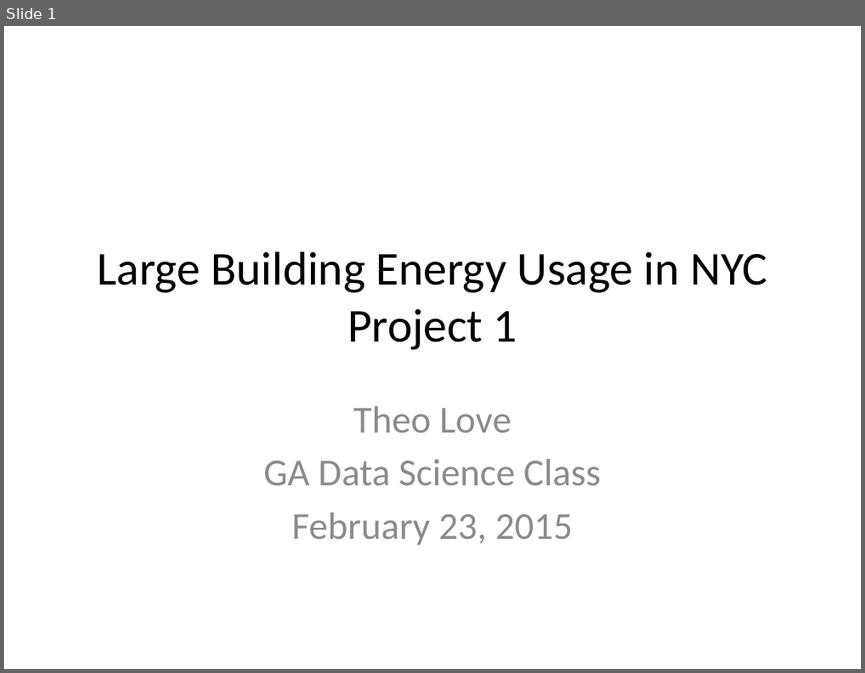
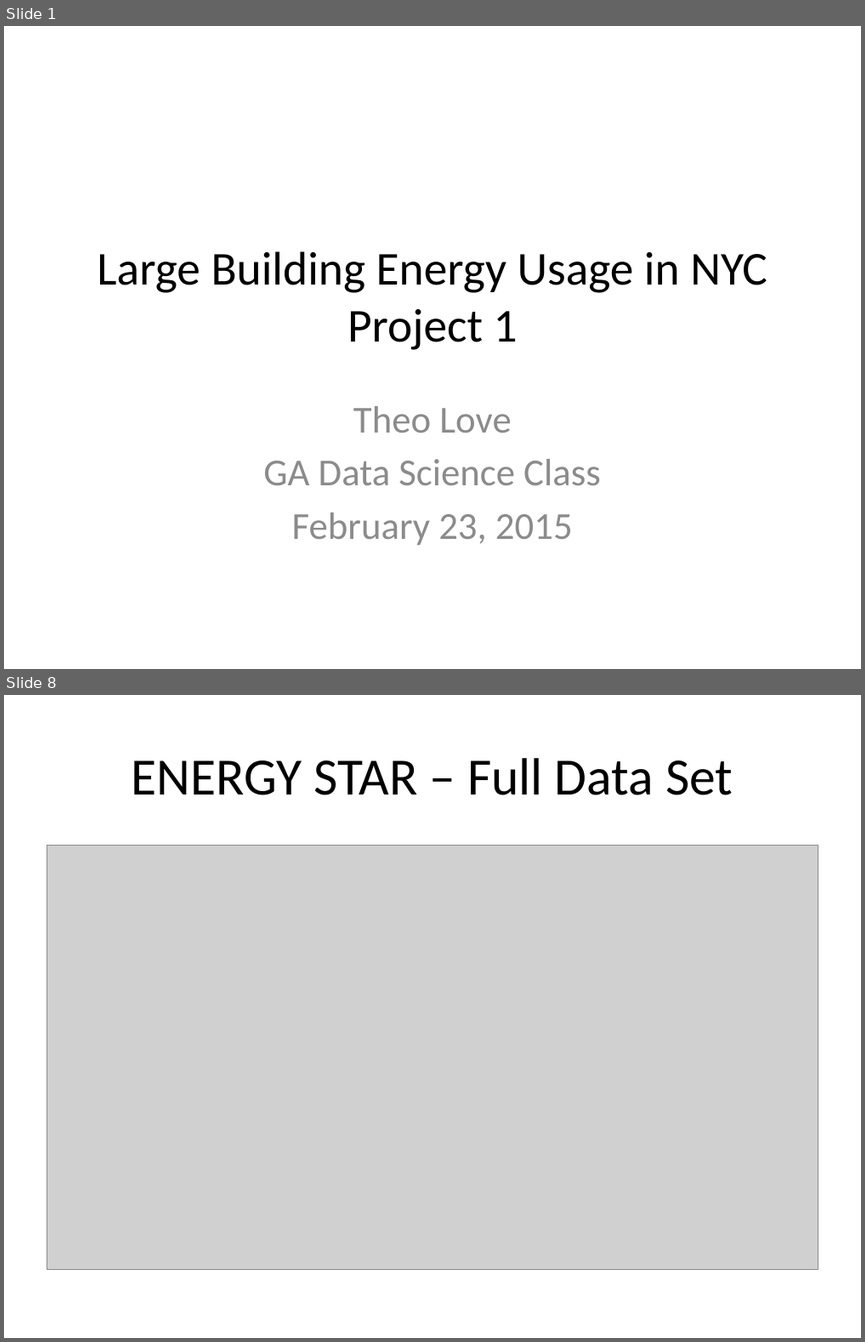
Before and after one commit to theolove/ga_project1_tlove, a slide deck: Projects/Project 1/Project1_Tlove Presentation.pptx. Shown one above the other, each under a label of ours: slide 1 before the commit, slides 1 and 8 after it; the slides between them are not shown. The pictures are 865x673 and 865x1342 pixels, drawn with LibreOffice and Linux fonts; fonts in the diff are those of the drawing; grey boxes stand for pictures. Boxes give left, top, right and bottom in pixels: in the first picture for what was removed or moved away, otherwise in the second. Text is boxed around its words. In the diff, an @@ line names an element or a change of style, - is before the commit and + after.

```diff
--- a/Projects/Project 1/Project1_Tlove Presentation.pptx
+++ b/Projects/Project 1/Project1_Tlove Presentation.pptx
@@ slide 8 added at (4, 695, 861, 1338), background #FFFFFF @@
@@ title added at (132, 758, 732, 795), 44 pt, text #000000 @@
+ENERGY STAR – Full Data Set
@@ picture added at (46, 845, 818, 1269) @@
```
Also in this commit, not shown: 3 slides changed, 6 other slides added, 4 slides removed, 1 other file.
